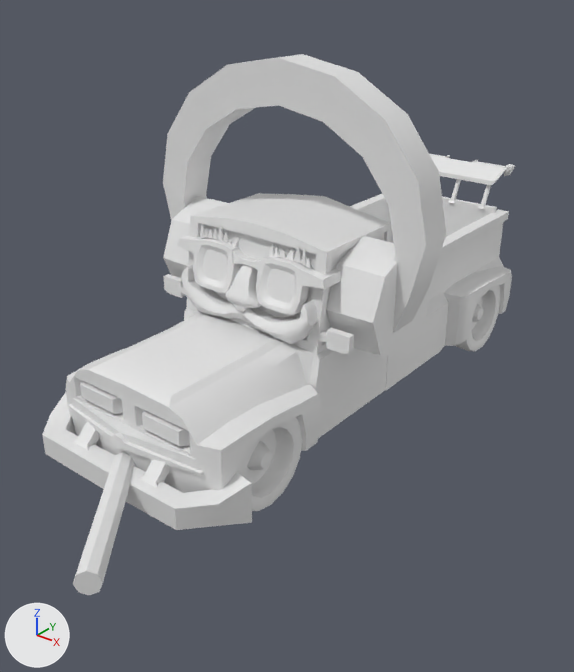
An edit to the Blender file Documentacao/Modelos/Cenário/Modelos3D/Claudio/Blender/Carro gameCorrigindo.blend, drawn before and after from the same camera.
Camera for both pictures: a 50 mm camera at (5.09, -3.97, 4.94) aimed at (-0.21, 2.66, 0.82). The lights are fixed; the arrows at lower left show +X, +Y and +Z.

Objects in the first picture: 'CabineCarro', 'CapoCarro', 'CarroceriaCarro', 'FoneDeOuvido', 'OculosDeDisfarce', 'Palha', 'PortaCarroceria ', 'PortaDir', 'RodaFrenteEsq', 'RodaTraseiraEsq', 'Spoiler'.
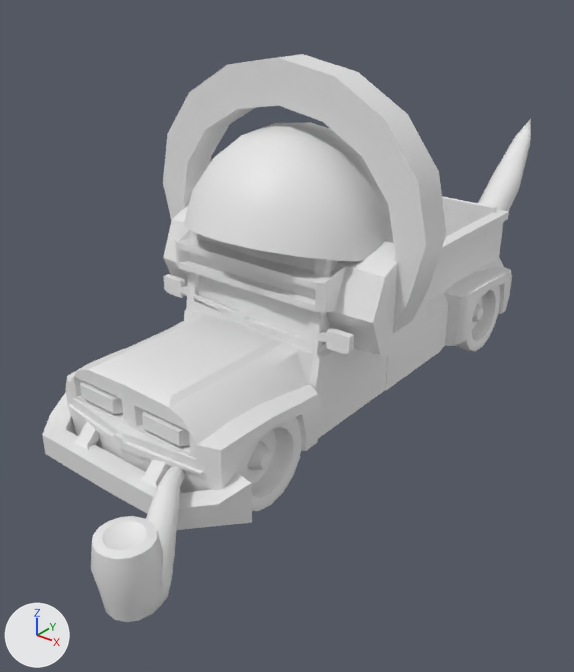
What differs and where, as boxes [x1, y1, x2, y2] in the pictures (574 x 672 px):
'BoneRadical', added
    after: [184, 122, 394, 261]
'OculosDeDisfarce', hidden
    before: [177, 224, 341, 344]
'CachimboDeBolha', added
    after: [91, 467, 185, 622]
'VisorFuturista', added
    after: [175, 230, 346, 313]
'Palha', hidden
    before: [73, 452, 135, 595]
'RaboDeLargarto', added
    after: [478, 118, 531, 211]
'Spoiler', hidden
    before: [430, 154, 515, 209]

The change, as a list of edits to the scene's bpy script:
```text
Change me_cylinder_004:
    used by ob_palha; location = (0.1, 1.76, 1.6)
    remove me_cylinder_004.from_pydata(...)  # 66 vertices, 72 faces; spans x -0.157..1.121, y -3.216..-1.773, z -1.09..-0.754
    add me_cylinder_004.from_pydata(...)  # 178 vertices, 224 faces; spans x 0.334..1.395, y -3.01..-1.778, z -1.024..-0.793
    me_cylinder_004 part 1: the whole mesh is rebuilt
Add me_cylinder_016:
    me_cylinder_016.from_pydata(...)  # 62 vertices, 70 faces; spans x -0.32..0.32, y -0.23..2.61, z -0.31..1.62
    me_cylinder_016.polygons.foreach_set('use_smooth', [True] * 70)
Add me_cylinder_011:
    me_cylinder_011.from_pydata(...)  # 276 vertices, 320 faces; spans x -0.11..1.15, y -1.27..0.4, z -0.11..0.8
    me_cylinder_011.polygons.foreach_set('use_smooth', [True] * 320)
Add me_cube_003:
    me_cube_003.from_pydata(...)  # 32 vertices, 30 faces; spans x -1.01..1.01, y -0.15..0.49, z -0.21..0.21
Add me_sphere:
    me_sphere.from_pydata(...)  # 210 vertices, 226 faces; spans x -1.91..1.18, y -1.02..2.16, z -0.75..0.87
    me_sphere.polygons.foreach_set('use_smooth', [True] * 226)
Change ob_oculosdedisfarce:
    add ob_oculosdedisfarce.hide_set(True)
Change ob_spoiler:
    add ob_spoiler.hide_set(True)
Change ob_palha:
    add ob_palha.hide_set(True)
Add ob_rabodelargarto:
    ob_rabodelargarto = bpy.data.objects.new('RaboDeLargarto', me_cylinder_016)
    ob_rabodelargarto.location = (0.0, 6.05, 0.89)
Add ob_cachimbodebolha:
    ob_cachimbodebolha = bpy.data.objects.new('CachimboDeBolha', me_cylinder_011)
    ob_cachimbodebolha.location = (0.67, -0.3, 0.57)
Add ob_visorfuturista:
    ob_visorfuturista = bpy.data.objects.new('VisorFuturista', me_cube_003)
    ob_visorfuturista.location = (0.01, 1.81, 1.96)
Add ob_boneradical:
    ob_boneradical = bpy.data.objects.new('BoneRadical', me_sphere)
    ob_boneradical.location = (0.02, 2.36, 2.47)
```
